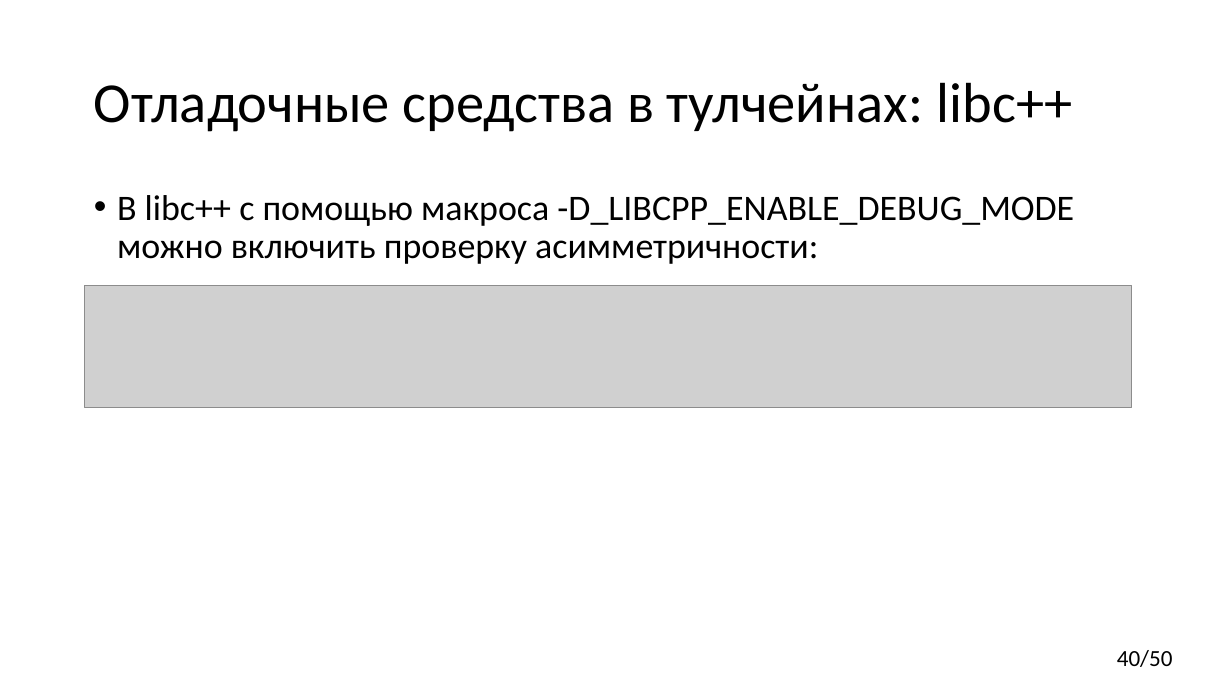
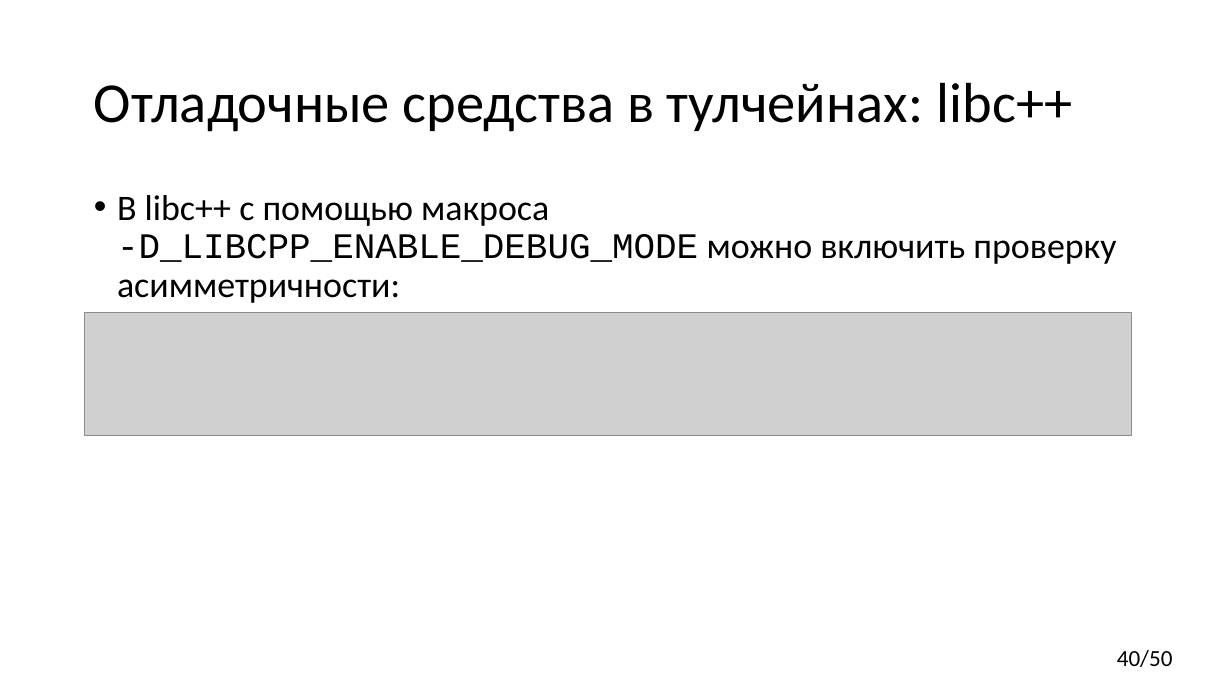
Before and after one commit to yugr/CppRussia, a slide deck: slide 40 of 2023/RU.pptx. Drawn at 1232x693 pixels with LibreOffice and Linux fonts; fonts in the diff are those of the drawing; grey boxes stand for pictures. Boxes give left, top, right and bottom in pixels: in the first picture for what was removed or moved away, otherwise in the second. Text is boxed around its words. In the diff, an @@ line names an element or a change of style, - is before the commit and + after.

```diff
--- a/2023/RU.pptx
+++ b/2023/RU.pptx
@@ text "В libc++ с помощью макроса ..." at (117,195,1116,303): font Calibri to Courier New in "-D_LIBCPP_ENABLE_DEBUG_MODE" @@
@@ picture: place and size @@
-picture at (85,286,1132,409)
+picture at (85,312,1132,435)
```
Also in this commit, not shown: 3 other slides changed, 1 slide added, 1 slide removed, 1 other file.
